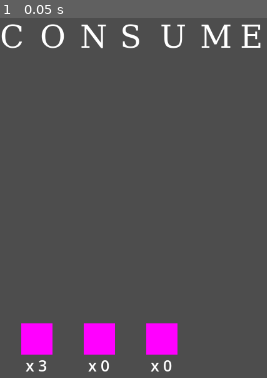
Above: before the commit, frame 1.
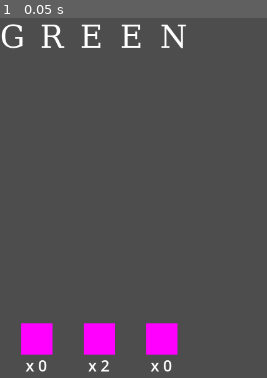
Above: after the commit, the same moment.

Repository: Nono-M/GodotWildJam_83
Game: Godot game, scene res://main.tscn
Same seed, same stepped clock (60 frames per second), same inputs: the game is played once before the commit and once after it.
Inputs:
- Up to frame 1 (0.05 s): no input

The runs differ from the first frame. In frame 1, 1.8% of the frame differs, in the area x 3-98%, y 1-99%.

Commit message:
Blue flame mechanic

Diff:
--- a/scripts/flames.gd
+++ b/scripts/flames.gd
@@ -1,6 +1,7 @@
 extends Sprite2D
 
 @export var flame_color: String
+@export var letter_flame: bool = false
 
 var is_dragging:bool = false
 var _duplicated_flame : Sprite2D
@@ -29,15 +30,21 @@
 						if _duplicated_flame.get_node("CollisionDetector").has_overlapping_areas():
 							Global.red_flame(collided_letter[0])
 					"blue":
-						Global.blue_flame()
+						if _duplicated_flame.get_node("CollisionDetector").has_overlapping_areas():
+							Global.blue_flame(collided_letter[0], _duplicated_flame.letter_flame)
 				_duplicated_flame.queue_free()
 			is_dragging = false
 
 
 func duplicate_flame(node:Node) -> Node:
 	var number_flames = node.get_child(0).text.to_int()
-
-	if number_flames > 0:
+	var letter_lit:bool = false
+	var word_displayer = get_tree().root.get_node("Main/WordDisplayer")
+	for child in word_displayer.get_children():
+		if child.has_node("./BlueFlame"):
+			letter_lit = true
+			break
+	if (number_flames > 0 and not letter_lit) or (letter_lit and node.letter_flame):
 		var duplicated_flame = node.duplicate()
 
 		for child in duplicated_flame.get_children():
@@ -53,6 +60,7 @@
 		duplicated_flame.add_child(area2d)
 		duplicated_flame.position -= node.position
 		add_child(duplicated_flame)
+		#print(duplicated_flame.letter_flame)
 		return duplicated_flame
 	else:
 		return null
--- a/scripts/global.gd
+++ b/scripts/global.gd
@@ -11,7 +11,7 @@
 	yellow_counter_label = get_tree().root.get_node("Main/Flames/YellowFlame/Counter")
 
 func red_flame(letter):
-	print(letter.get_parent())
+	#print(letter.get_parent())
 	letter.get_parent().queue_free()
 	await letter.get_parent().tree_exited
 	var red_counter:int = red_counter_label.text.to_int() - 1
@@ -21,8 +21,36 @@
 		check_word()
 
 
-func blue_flame():
-	pass
+func blue_flame(letter:Node, letter_flame:bool=false):
+	var letter_to_lit:Node = letter.get_parent()
+	var blue_flame_instance = load("res://flame.tscn").instantiate()
+	blue_flame_instance.flame_color = "blue"
+	blue_flame_instance.letter_flame = true
+	blue_flame_instance.name = "BlueFlame"
+	blue_flame_instance.get_node("Counter").text = "1"
+	blue_flame_instance.get_node("Counter").visible = false
+	blue_flame_instance.position = Vector2(0, -60)
+	letter_to_lit.add_child(blue_flame_instance)
+
+	#print("blue flame function : %s" % letter_flame)
+	if letter_flame:
+		total_flames -= 1
+		var blue_counter:int = blue_counter_label.text.to_int() - 1
+		blue_counter_label.text = "x %d" % blue_counter
+		var word_displayer = get_tree().root.get_node("Main/WordDisplayer")
+		for child in word_displayer.get_children():
+			if child.has_node("./BlueFlame"):
+				#print(letter_to_lit.get_path())
+				var pos_A = letter_to_lit.get_index()
+				var pos_B = child.get_index()
+				word_displayer.move_child(letter_to_lit, pos_B)
+				word_displayer.move_child(child, pos_A)
+				letter_to_lit.get_node("BlueFlame").queue_free()
+				child.get_node("BlueFlame").queue_free()
+				#print("switch letter : %s" % child.get_node("Label").text)
+
+	if total_flames <= 0 :
+		check_word()
 
 
 func yellow_flame():
@@ -59,18 +87,17 @@
 
 
 func check_word():
-	print("word to be checked")
 	var word_displayer:Node = get_tree().root.get_node("Main/WordDisplayer")
 	var final_word:String = ""
 
 	for child in word_displayer.get_children():
 		final_word += child.get_node("Label").text
 
-	print(final_word)
+	#print(final_word)
 
 	var word_index:int = Data._answers.find(final_word)
 	if word_index == -1:
-		print("'%s' word not found" % final_word.to_upper())
+		#print("'%s' word not found" % final_word.to_upper())
 		display_message("'%s' Word not existant, try again" % final_word.to_upper())
 		clear_word()
 		Global.load_word(Data._key_word)
--- a/scripts/test_data.gd
+++ b/scripts/test_data.gd
@@ -1,17 +1,17 @@
 extends Node
 
 
-##Red Data
-var _key_word:String = "consume"
-var _red_flames:int = 3
-var _blue_flames:int = 0
-var _yellow_flames:int = 0
-var _answers:Array = ["come","cone","cons"]
+###Red Data
+#var _key_word:String = "consume"
+#var _red_flames:int = 3
+#var _blue_flames:int = 0
+#var _yellow_flames:int = 0
+#var _answers:Array = ["come","cone","cons"]
 
 
-###Blue Data
-#var _key_word:String = "green"
-#var _red_flames:int = 0
-#var _blue_flames:int = 1
-#var _yellow_flames:int = 0
-#var _answers:Array = ["genre"]
+##Blue Data
+var _key_word:String = "green"
+var _red_flames:int = 0
+var _blue_flames:int = 2
+var _yellow_flames:int = 0
+var _answers:Array = ["genre"]
